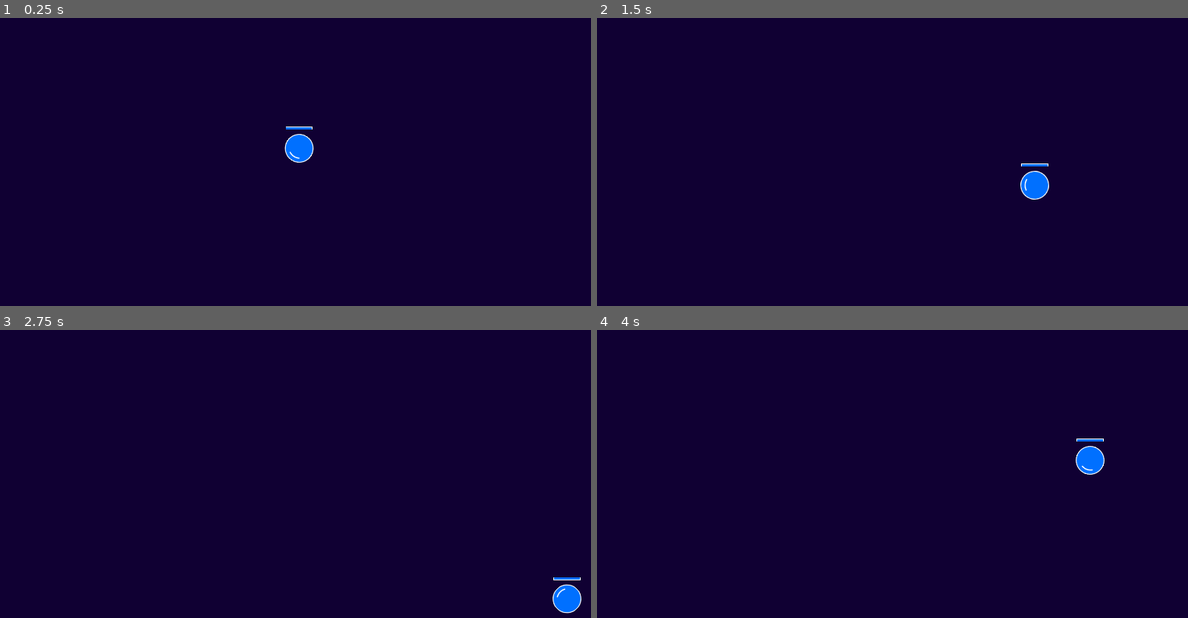
Above: before the commit, frames 1-4 (two rows, left to right).
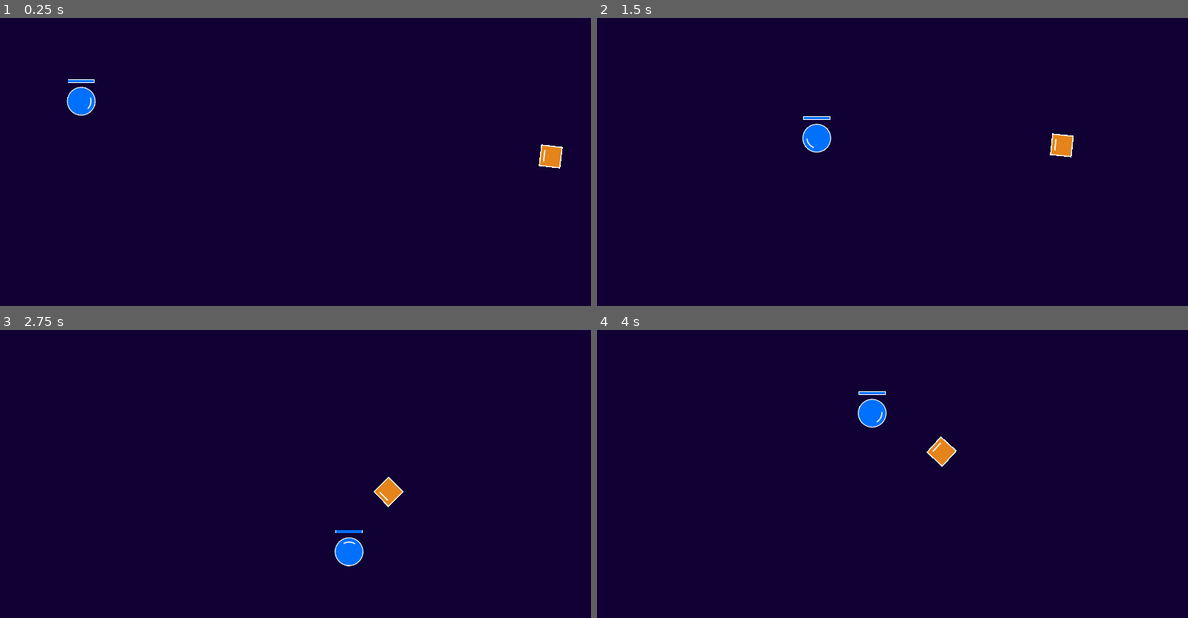
Above: after the commit, the same moments.

Repository: eduardojunio/arena-blaster
Game: Godot game, scene res://scenes/main.tscn
Same seed, same stepped clock (60 frames per second), same inputs: the game is played once before the commit and once after it.
Inputs (mouse positions are in pixels of both pictures, inside the frame that each line leads up to):
- Up to frame 1 (0.25 s): no input
- Up to frame 2 (1.5 s): move the mouse to (1022, 136) at 0.52 s; hold D (right) 0.53-1.28 s; click (1022, 136) at 0.67 s; move the mouse to (774, 170) at 1.27 s; hold Down (down) from 1.28 s (still down)
- Up to frame 3 (2.75 s): move the mouse to (354, 393) at 2.02 s; release Down (down) at 2.03 s; hold D (right) from 2.03 s (still down)
- Up to frame 4 (4 s): move the mouse to (862, 531) at 2.77 s; release D (right) at 2.78 s; hold Up (up) 2.78-3.53 s; click (862, 531) at 2.92 s; move the mouse to (1069, 514) at 3.52 s; hold Left (left) from 3.53 s (still down)

The runs differ from the first frame. In frame 1, 1.2% of the frame differs, in the area x 11-96%, y 21-53%; in frame 2, 1.2%, in the area x 34-81%, y 34-64%; in frame 3, 1.1%; in frame 4, 1.2%.

Commit message:
Add basic enemy type

Diff:
--- a/mockup.svg
+++ b/mockup.svg
@@ -26,16 +26,17 @@
      inkscape:pagecheckerboard="0"
      inkscape:deskcolor="#d1d1d1"
      inkscape:document-units="mm"
-     inkscape:zoom="0.91157149"
-     inkscape:cx="624.74529"
-     inkscape:cy="328.00499"
+     inkscape:zoom="0.86802234"
+     inkscape:cx="585.81441"
+     inkscape:cy="359.43775"
      inkscape:window-width="1920"
      inkscape:window-height="1027"
      inkscape:window-x="0"
      inkscape:window-y="25"
      inkscape:window-maximized="1"
      inkscape:current-layer="layer1"
-     inkscape:export-bgcolor="#00000000" />
+     inkscape:export-bgcolor="#00000000"
+     showguides="true" />
   <defs
      id="defs1" />
   <g
@@ -76,8 +77,12 @@
        id="rect4"
        width="11.804054"
        height="11.804054"
-       x="242.0289"
-       y="90.472214" />
+       x="-66.983398"
+       y="65.477661"
+       transform="scale(-1,1)"
+       inkscape:export-filename="assets/enemy-basic.png"
+       inkscape:export-xdpi="96"
+       inkscape:export-ydpi="96" />
     <g
        id="g3">
       <circle
@@ -97,7 +102,7 @@
     </g>
     <path
        style="fill:none;fill-opacity:1;stroke:#ffffff;stroke-width:0.706;stroke-linecap:butt;stroke-linejoin:miter;stroke-dasharray:none;stroke-opacity:1"
-       d="m 244.19764,93.046194 v 6.6561"
+       d="m 64.814661,68.051638 v 6.6561"
        id="path6"
        sodipodi:nodetypes="cc" />
     <rect
--- /dev/null
+++ b/scenes/enemy-basic.tscn
@@ -0,0 +1,11 @@
+[gd_scene load_steps=3 format=3 uid="uid://c2rmel2ipu682"]
+
+[ext_resource type="Script" path="res://scripts/enemy-basic.gd" id="1_s80s2"]
+[ext_resource type="Texture2D" uid="uid://b83udchouvsh0" path="res://assets/enemy-basic.png" id="2_cq1rp"]
+
+[node name="EnemyBasic" type="Node2D"]
+script = ExtResource("1_s80s2")
+metadata/_edit_group_ = true
+
+[node name="Sprite" type="Sprite2D" parent="."]
+texture = ExtResource("2_cq1rp")
--- a/scenes/main.tscn
+++ b/scenes/main.tscn
@@ -1,8 +1,9 @@
-[gd_scene load_steps=4 format=3 uid="uid://cvj1gwsb4lmq3"]
+[gd_scene load_steps=5 format=3 uid="uid://cvj1gwsb4lmq3"]
 
 [ext_resource type="Script" path="res://scripts/main.gd" id="1_4pxf7"]
 [ext_resource type="Texture2D" uid="uid://cteyuc7r4ghro" path="res://assets/crosshair.png" id="2_kc16d"]
 [ext_resource type="PackedScene" uid="uid://b8bcogac67an8" path="res://scenes/player.tscn" id="3_ry26l"]
+[ext_resource type="PackedScene" uid="uid://c2rmel2ipu682" path="res://scenes/enemy-basic.tscn" id="4_28nub"]
 
 [node name="root" type="Node2D"]
 script = ExtResource("1_4pxf7")
@@ -10,4 +11,8 @@
 crosshair_size = Vector2(25, 25)
 
 [node name="Player" parent="." instance=ExtResource("3_ry26l")]
-position = Vector2(648, 348)
+position = Vector2(176, 246)
+
+[node name="EnemyBasic" parent="." node_paths=PackedStringArray("player") instance=ExtResource("4_28nub")]
+position = Vector2(1230, 370)
+player = NodePath("../Player")
--- /dev/null
+++ b/scripts/enemy-basic.gd
@@ -0,0 +1,23 @@
+extends Node2D
+
+@export var player: Node2D
+@export var speed = 150
+
+func _ready():
+	rotation = get_direction().angle()
+
+func _process(delta):
+	move(delta)
+
+func move(delta):
+	if get_distance() < 5:
+		return
+	var direction = get_direction()
+	global_position += direction * speed * delta
+	rotation = lerp_angle(rotation, direction.angle(), 0.1)
+
+func get_direction():
+	return (player.get_sprite_position() - global_position).normalized()
+
+func get_distance():
+	return global_position.distance_to(player.get_sprite_position())
--- a/scripts/player.gd
+++ b/scripts/player.gd
@@ -58,6 +58,9 @@
 func get_sprite_size():
 	return sprite.get_rect().size
 
+func get_sprite_position():
+	return sprite.global_position
+
 func get_viewport_size():
 	return get_viewport().get_visible_rect().size
 
Binary file added: assets/enemy-basic.png
Not shown, added: assets/enemy-basic.png.import
